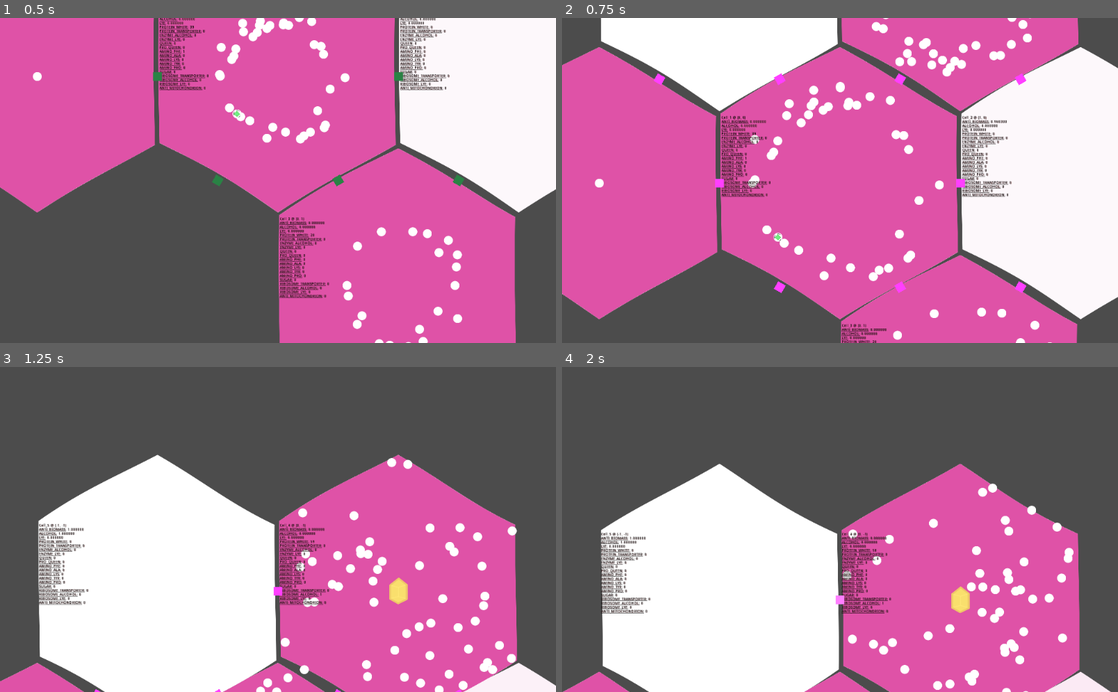
Above: before the commit, frames 1-4 (two rows, left to right).
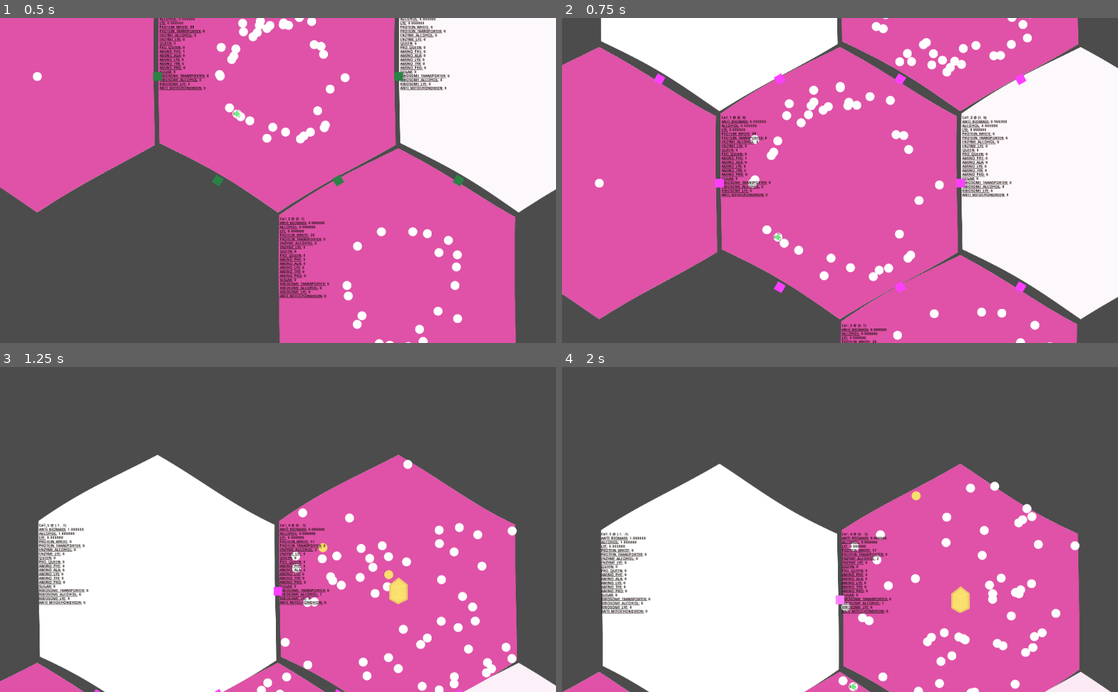
Above: after the commit, the same moments.

Repository: tobyp/hackathon2020
Game: Godot game, scene res://main.tscn
The game is run twice, just before and just after one commit, with the same random seed, the same clock (stepped at 60 frames per second) and the same inputs.
Inputs (mouse positions are in pixels of both pictures, inside the frame that each line leads up to):
- Up to frame 1 (0.5 s): no input
- Up to frame 2 (0.75 s): tap Enter at 0.5 s; move the mouse to (812, 245) at 0.52 s; hold W from 0.53 s (still down); click (812, 245) at 0.67 s
- Up to frame 3 (1.25 s): keep holding W
- Up to frame 4 (2 s): release W at 1.25 s; drag from (1006, 578) to (812, 594) at 1.27 s

Frame 1 is identical in both runs. In frame 2, less than 0.1% of the frame differs, in the area x 61-64%, y 5-9%; in frame 3, 2.5%; in frame 4, 3.2%, in the area x 49-94%, y 35-100%.

Commit message:
Fix crafting

Diff:
--- a/cells/cell.gd
+++ b/cells/cell.gd
@@ -215,7 +215,6 @@
 			buttonContainer.add_child(button)
 
 func _craft(r: Recipe):
-	print("Crafting %s" % Globals.particle_type_get_name(r.output))
 	for t in r.inputs:
 		if particle_counts[t] < r.inputs[t]:
 			print("Cannot craft…")
--- a/cells/recipe.gd
+++ b/cells/recipe.gd
@@ -3,6 +3,7 @@
 var inputs = {}
 var outputs = {}
 var automatic: bool
+var _output_has_factory: bool = false
 
 static func matches(particle_counts: Dictionary) -> Array:
 	var rs = []
@@ -15,12 +16,16 @@
 	self.inputs = input
 	self.outputs = output
 	self.automatic = auto
+	for t in outputs:
+		if Globals.particle_type_is_factory(t):
+			_output_has_factory = true
+			break
 
 func recipe_matches(particle_counts: Dictionary) -> bool:
 	for t in Globals.ParticleType.values():
 		if inputs.has(t) and particle_counts[t] < inputs[t]:
 			return false
 		# Only one factory type per cell is allowed
-		if Globals.particle_type_is_factory(t) and !outputs.has(t):
+		if _output_has_factory and Globals.particle_type_is_factory(t) and !outputs.has(t):
 			return false
 	return true
